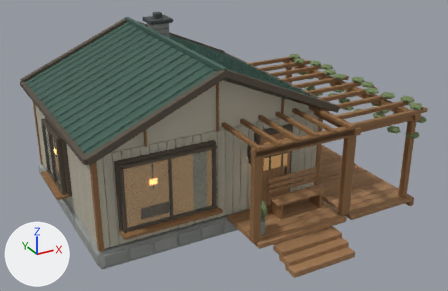
Before and after pictures for a commit that changed the glTF model apps/web/public/assets/optimized/Lake_Cabin_SagePergola.glb.
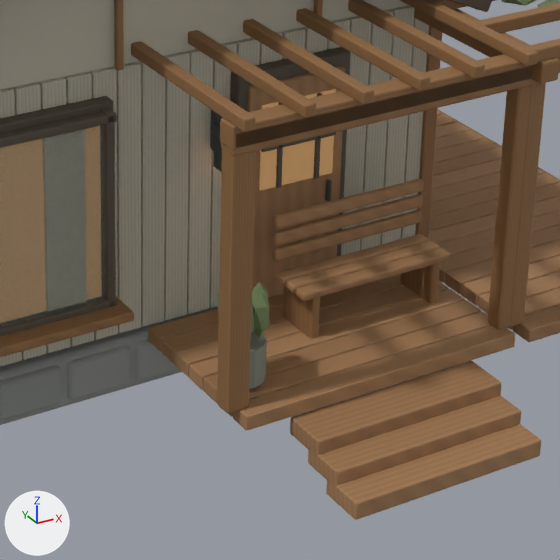
Old and new are each drawn whole from a 50 mm lens placed at (-6.97, -15.96, 9.22), pointed at (0.99, -1.5, 1.98) and again close up on the part from 40% to 81% of the width and 37% to 100% of the height. Every picture has the same lights, and +X, +Y and +Z are marked at lower left. The last two pictures show the newer version. Vertices at exactly the same position are counted once.

The first close-up shows 'Cabin_SagePergola'.
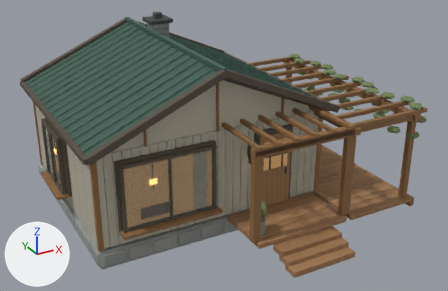
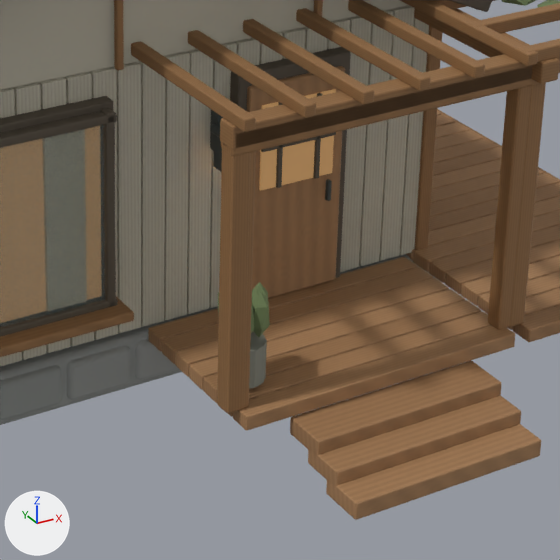
What changed in the scene script:
```text
Change me_cube_589:
    used by ob_cabin_sagepergola; location = (0.0, 0.0, 0.0)
    remove me_cube_589.from_pydata(...)  # 21187 vertices, 40708 faces; spans x -3.76..5.69, y -5.64..3.37, z 0.0..5.38
    add me_cube_589.from_pydata(...)  # 20738 vertices, 39844 faces; spans x -3.76..5.69, y -5.64..3.37, z 0.0..5.38
    me_cube_589 part 1: 8 loose pieces with 448 vertices, spanning x 1.3..2.9, y -3.9..-3.38, z 0.58..1.66, are deleted
    other edits to the shape of me_cube_589 do not show in these pictures
```

What differs and where, as boxes (x1, y1, x2, y2) in the close-ups (560 x 560 px):
part 1 of me_cube_589, deleted
    before: (272, 179, 450, 339)
